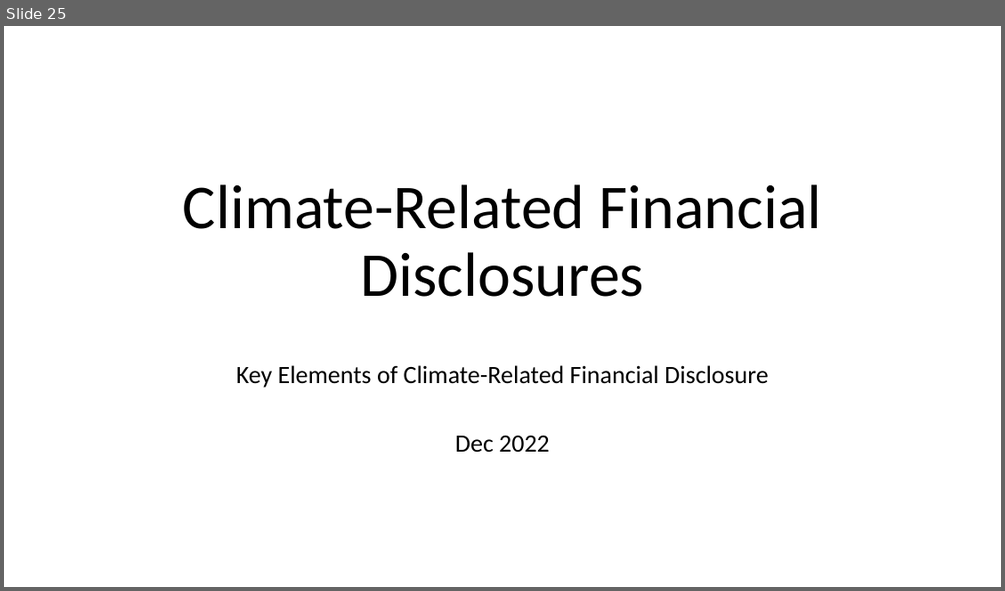
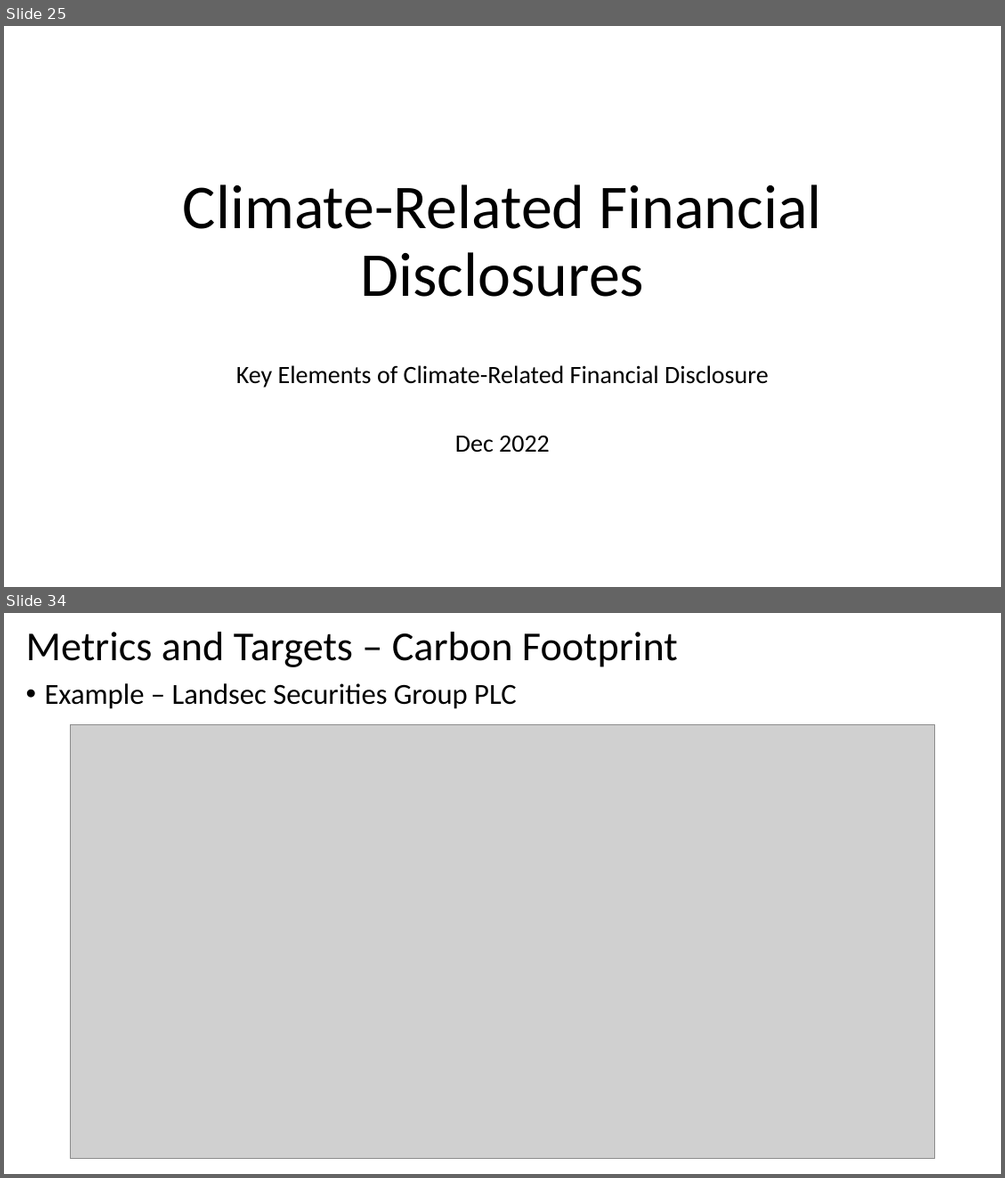
Before and after one commit to gowestyang/finance, a slide deck: 2022_tcfd-knowledge-hub/202212_tcfd-knowledge-hub.pptx. Shown one above the other, each under a label of ours: slide 25 before the commit, slides 25 and 34 after it; the slides between them are not shown. The pictures are 1005x591 and 1005x1178 pixels, drawn with LibreOffice and Linux fonts; fonts in the diff are those of the drawing; grey boxes stand for pictures. Boxes give left, top, right and bottom in pixels: in the first picture for what was removed or moved away, otherwise in the second. Text is boxed around its words. In the diff, an @@ line names an element or a change of style, - is before the commit and + after.

```diff
--- a/2022_tcfd-knowledge-hub/202212_tcfd-knowledge-hub.pptx
+++ b/2022_tcfd-knowledge-hub/202212_tcfd-knowledge-hub.pptx
@@ slide 34 added at bbox=[4, 613, 1001, 1174], background #FFFFFF @@
@@ title added at bbox=[26, 632, 678, 667], 39.6 pt, text #000000 @@
+Metrics and Targets – Carbon Footprint
@@ text added at bbox=[45, 683, 517, 709], 28 pt, text #000000 @@
+• Example – Landsec Securities Group PLC
@@ picture added at bbox=[70, 724, 935, 1159] @@
```
Also in this commit, not shown: 2 slides changed, 16 other slides added, 2 slides removed, 1 other file.
